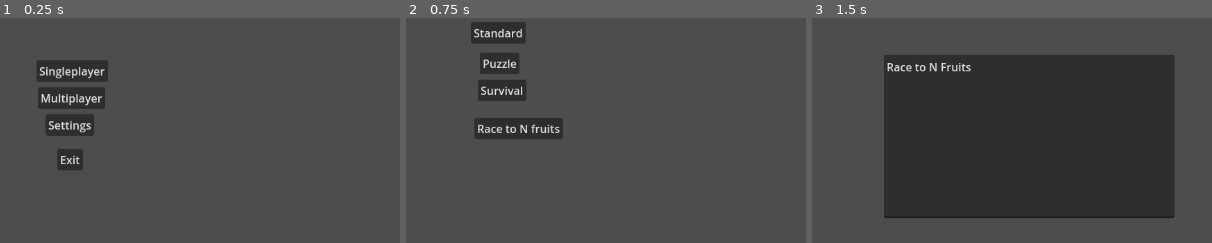
Above: before the commit, frames 1-3 (left to right).
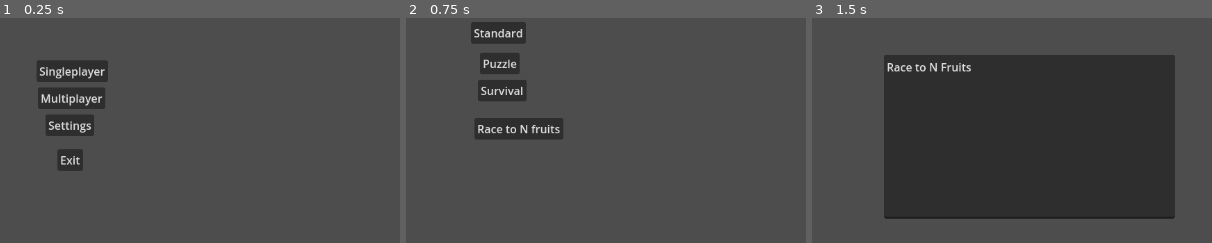
Above: after the commit, the same moments.

Repository: Jerry-Gu-SB/Fruit-Box
Game: Godot game, scene res://Scenes/MainMenu_Scenes/main.tscn
Same seed, same stepped clock (60 frames per second), same inputs: the game is played once before the commit and once after it.
Inputs:
- Up to frame 1 (0.25 s): no input
- Up to frame 2 (0.75 s): click "Singleplayer" at 0.5 s
- Up to frame 3 (1.5 s): click "Puzzle" at 1.25 s
The pictures show only the part of the screen within x 2-52%, y 0-50%; the shares and areas given below are measured in that part.
In our replay, the window is 799x449 before the commit and 800x450 after it. These sizes can differ from the game's own. Grey fills any space a smaller window leaves; there, only what the larger window draws over its background counts as a difference.

The runs differ from the first frame. In frame 1, 0.4% of the frame differs, in the area x 10-27%, y 21-66%; in frame 2, 0.4%; in frame 3, 0.5%, in the area x 18-91%, y 20-90%.

Commit message:
building out scenessss

Diff:
--- a/Scenes/MainMenu_Scenes/singleplayer.tscn
+++ b/Scenes/MainMenu_Scenes/singleplayer.tscn
@@ -1,6 +1,7 @@
-[gd_scene load_steps=2 format=3 uid="uid://jq0wkqxx5670"]
+[gd_scene load_steps=3 format=3 uid="uid://jq0wkqxx5670"]
 
 [ext_resource type="Script" path="res://Scenes/MainMenu_Scenes/puzzle_button.gd" id="1_dyto1"]
+[ext_resource type="Script" path="res://Scenes/MainMenu_Scenes/standard_button.gd" id="2_e03ou"]
 
 [node name="SinglePlayer" type="Control"]
 layout_mode = 3
@@ -38,3 +39,4 @@
 offset_right = 200.0
 offset_bottom = 37.0
 text = "Standard"
+script = ExtResource("2_e03ou")
--- a/Scenes/Singleplayer_Scenes/Standard.tscn
+++ b/Scenes/Singleplayer_Scenes/Standard.tscn
@@ -1,3 +1,20 @@
-[gd_scene format=3 uid="uid://cire1c0h4di6d"]
+[gd_scene load_steps=2 format=3 uid="uid://cire1c0h4di6d"]
 
-[node name="Standard" type="Node2D"]
+[ext_resource type="Texture2D" uid="uid://b2v6i7wgxbb8f" path="res://Assets/circle_blue.svg" id="1_gku7b"]
+
+[node name="Standard" type="Control"]
+layout_mode = 3
+anchors_preset = 0
+
+[node name="Grid" type="Panel" parent="."]
+layout_mode = 1
+offset_left = 369.0
+offset_top = 121.0
+offset_right = 574.0
+offset_bottom = 379.0
+scale = Vector2(2.799, 1.49102)
+
+[node name="Sprite2D" type="Sprite2D" parent="Grid"]
+position = Vector2(8.6616, 11.343)
+scale = Vector2(0.0125258, -0.0200436)
+texture = ExtResource("1_gku7b")
--- a/project.godot
+++ b/project.godot
@@ -18,3 +18,7 @@
 [autoload]
 
 GameManager="*res://Scripts/GameManager.gd"
+
+[display]
+
+window/stretch/mode="viewport"
